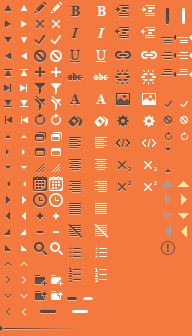
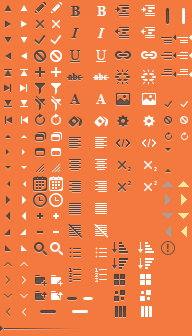
The second 192x336 image is a revision of the first. Changes to its layers:
added layer "columns hover" in group "editor" over [141, 306, 152, 317]
added layer "columns" in group "editor" over [115, 306, 126, 317]
added layer "ungroup hover" in group "editor" over [140, 290, 151, 301]
added layer "ungroup" in group "editor" over [114, 290, 125, 301]
added layer "group hover" in group "editor" over [140, 274, 151, 285]
added layer "group" in group "editor" over [114, 274, 125, 285]
added layer "sort desc hover" in group "editor" over [138, 258, 154, 269]
added layer "sort desc" in group "editor" over [112, 258, 128, 269]
added layer "sort asc hover" in group "editor" over [138, 242, 154, 253]
added layer "sort asc" in group "editor" over [112, 242, 128, 253]
